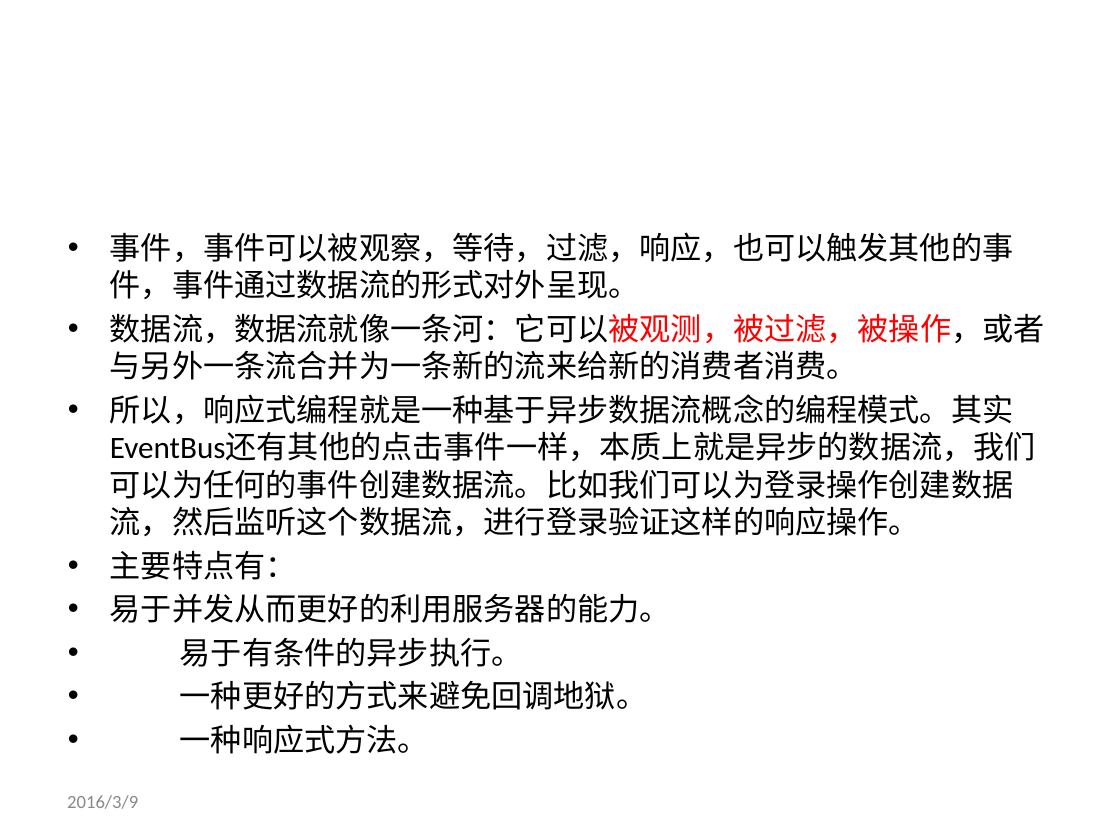
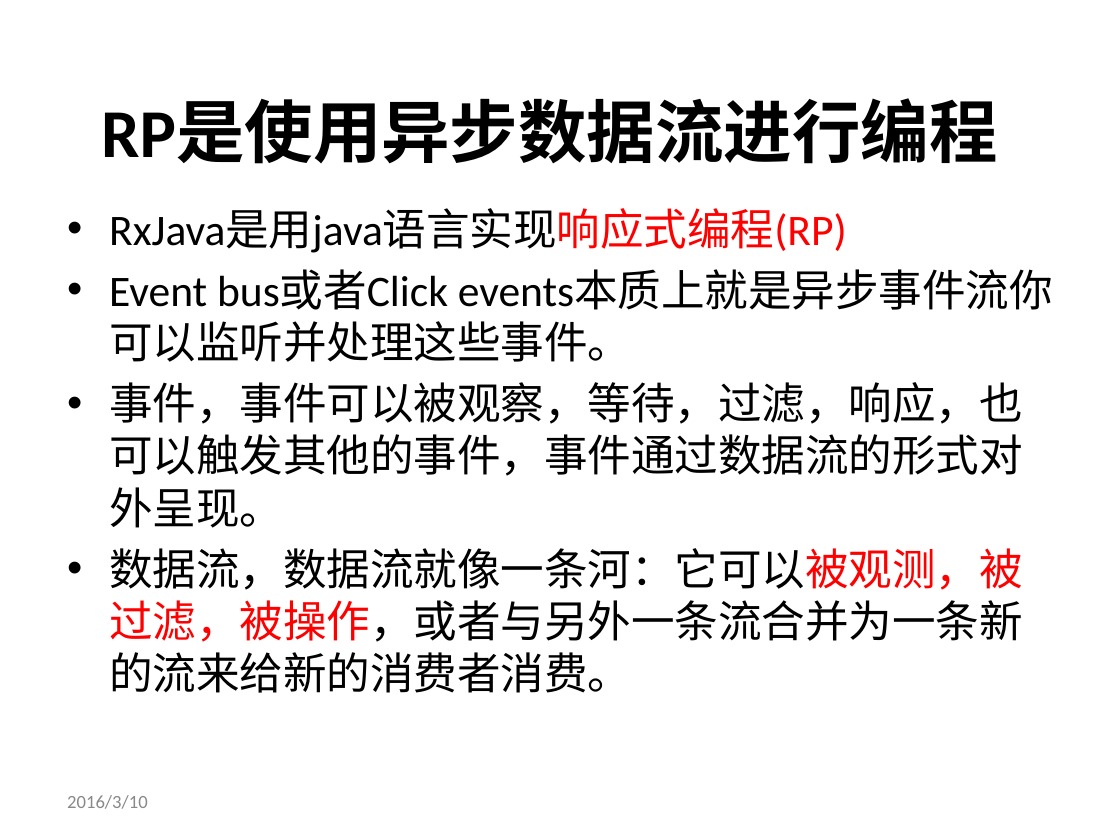
Before and after one commit to genglei-cuan/Study, a slide deck: slide 9 of notes/rxjava/RxJava简介.pptx (slide 11 before the commit). Drawn at 1120x840 pixels with LibreOffice and Linux fonts; fonts in the diff are those of the drawing; background and template pictures are left out. Boxes give left, top, right and bottom in pixels: in the first picture for what was removed or moved away, otherwise in the second. Text is boxed around its words. In the diff, an @@ line names an element or a change of style, - is before the commit and + after.

Commit message:
complete the ppt

```diff
--- a/notes/rxjava/RxJava简介.pptx
+++ b/notes/rxjava/RxJava简介.pptx
@@ title added at (101,100,997,164), 44 pt, text #000000, bold @@
+RP是使用异步数据流进行编程
@@ text "RxJava是用java语言实现响应式编程(RP)": place and size @@
-text "RxJava是用java语言实现响应式编程(RP)" at (110,232,1045,754)
+text "RxJava是用java语言实现响应式编程(RP)" at (109,209,1022,693)
@@ text at (109,209,847,362): paragraphs added @@
+• RxJava是用java语言实现响应式编程(RP)
+• Event bus或者Click events本质上就是异步事件流你可以监听并处理这些事件。
@@ text at (109,382,1022,693): size 20 to 28 pt in "事件，事件可以被观察，等待，过滤，响应，也可以触发其他的事件，事件通过数据流的形式对外呈现。", "数据流，数据流就像一条河：它可以被观测，被过滤，被操作，或者与另外一条流合并为一条新的流来给新的消费者消费。"; more space between paragraphs @@
@@ text at (110,394,1036,754): paragraphs removed @@
-• 所以，响应式编程就是一种基于异步数据流概念的编程模式。其实EventBus还有其他的点击事件一样，本质上就是异步的数据流，我们可以为任何的事件创建数据流。比如我们可以为登录操作创建数据流，然后监听这个数据流，进行登录验证这样的响应操作。
-• 主要特点有：
-• 易于并发从而更好的利用服务器的能力。
-• 易于有条件的异步执行。
-• 一种更好的方式来避免回调地狱。
-• 一种响应式方法。
@@ text at (67,795,148,809): text changed @@
-2016/3/9
+2016/3/10
```
Also in this commit, not shown: 3 other slides changed.
